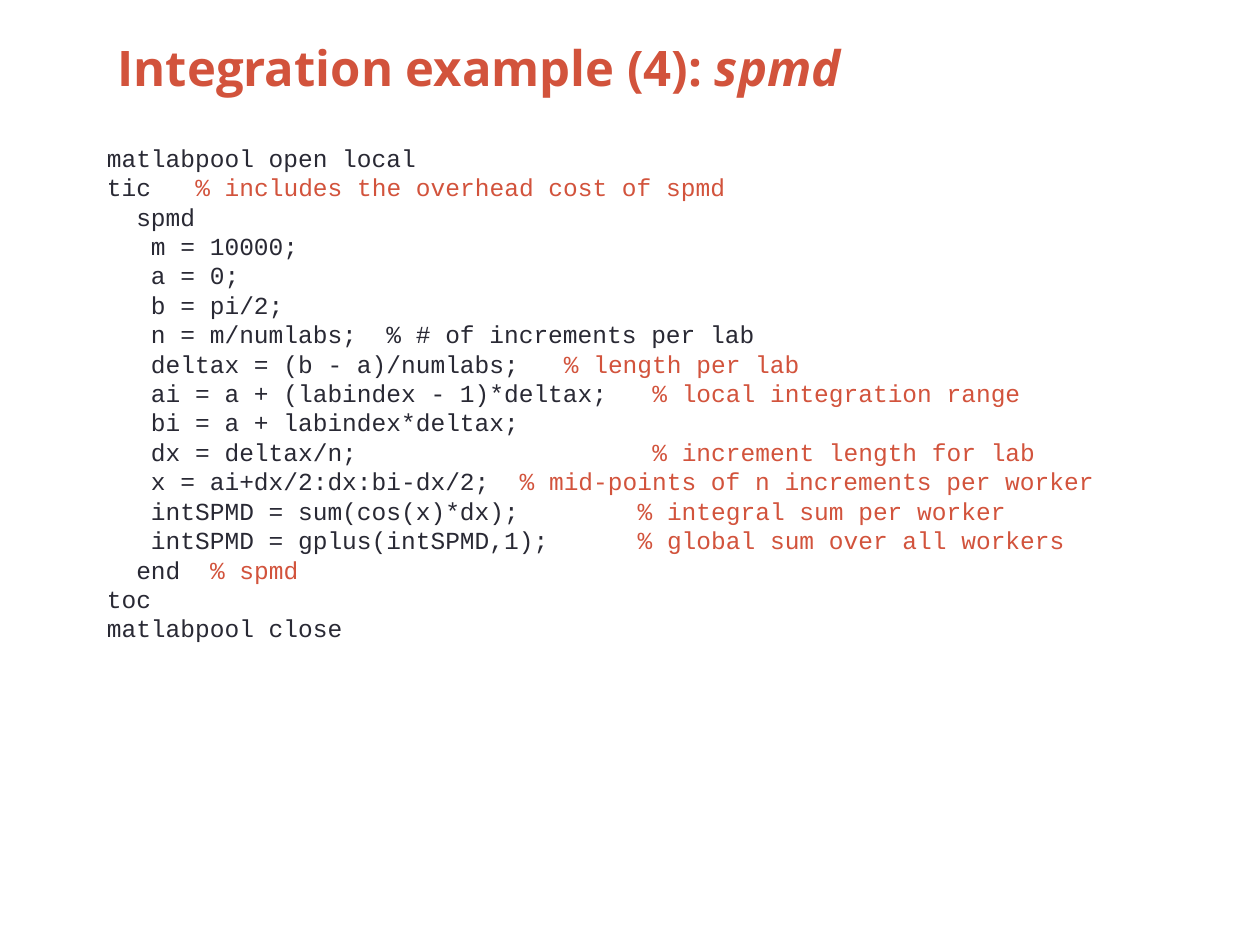
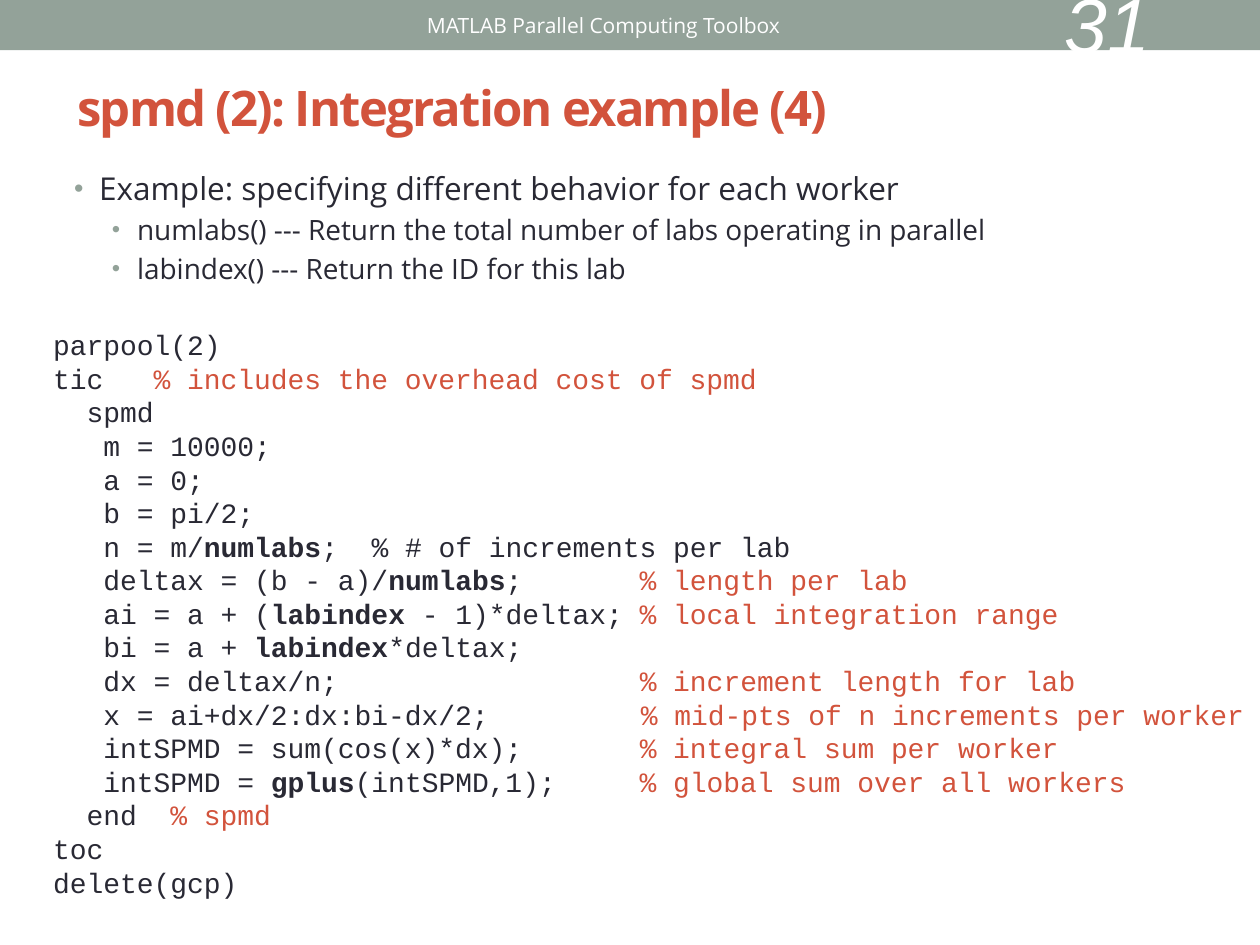
Before and after one commit to keithfma/bu_tutorial_matlab_parallel, a slide deck: slide 31 of slides.pptx (slide 26 before the commit). Drawn at 1260x945 pixels with LibreOffice and Linux fonts; fonts in the diff are those of the drawing. Boxes give left, top, right and bottom in pixels: in the first picture for what was removed or moved away, otherwise in the second. Text is boxed around its words. In the diff, an @@ line names an element or a change of style, - is before the commit and + after.

```diff
--- a/slides.pptx
+++ b/slides.pptx
@@ rectangle added at (0, 0, 1260, 50), fill #93A299 @@
@@ text added at (427, 17, 780, 38), 12 pt, text #FFFFFF @@
+MATLAB Parallel Computing Toolbox
@@ page number added at (1064, 0, 1150, 68), 44 pt, text #FFFFFF, italic @@
+31
@@ title "spmd (2): Integration example (4)" at (77, 88, 828, 138): vertical alignment top to middle @@
@@ title at (77, 88, 828, 138): text changed @@
-Integration example (4): spmd
+spmd (2): Integration example (4)
@@ text added at (99, 176, 985, 284), 16 pt, text #292934 @@
+• Example: specifying different behavior for each worker
+  • numlabs() --- Return the total number of labs operating in parallel
+  • labindex() --- Return the ID for this lab
@@ text "parpool(2)": place and size @@
-text "parpool(2)" at (107, 149, 1093, 642)
+text "parpool(2)" at (53, 335, 1244, 899)
@@ text at (53, 335, 220, 361): text changed; size 14 to 16 pt @@
-matlabpool open local
+parpool(2)
@@ text at (53, 369, 1125, 860): size 14 to 16 pt in "tic % includes the overhead cost of ...", "spmd", "m = 10000;", "a = 0;" and 10 more places; bold on in "m/numlabs;", "a)/numlabs;", "(labindex", "labindex*deltax;" and 1 more places @@
@@ text at (103, 705, 1244, 731): text changed; size 14 to 16 pt @@
-x = ai+dx/2:dx:bi-dx/2; % mid-points of n increments per worker
+x = ai+dx/2:dx:bi-dx/2; % mid-pts of n increments per worker
@@ text at (53, 873, 237, 899): text changed; size 14 to 16 pt @@
-matlabpool close
+delete(gcp)
```
Also in this commit, not shown: 18 other slides changed, 8 slides added, 3 other files.
